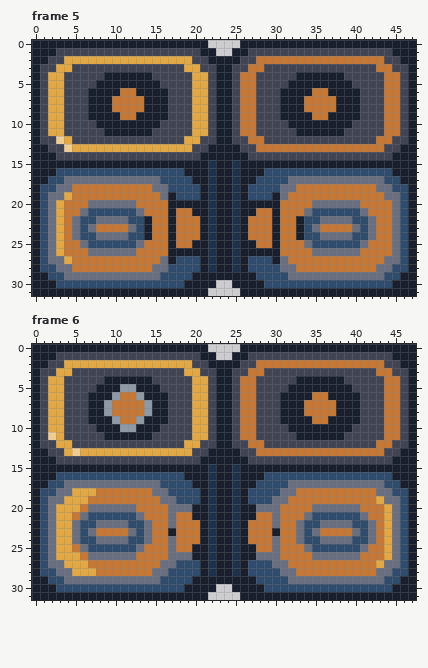
Pixel-art file: Projetasso/Code Wars 2 - The Offline Server/new_sprites._/em_construçao/ambinte/porta_frente.aseprite. Above, as it was before the edit.
48x32 pixels, 23 frames. Shown: frame 5, frame 6. The commit also changed other frames, which this record leaves out.
After:
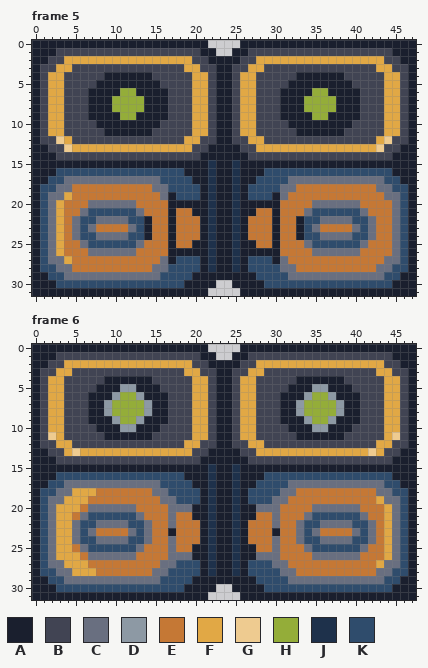
Palette (. is transparent): A #1a1f2e  B #414453  C #696f80  D #8d99a4  E #c57835  F #e1a845  G #eecb90  H #94ad39  J #1e314b  K #2f4c6c
From old to new:
Changed rows in their new state; - is an unchanged pixel.
Frame 5:
first column x 10:
 2 ------------------FFFFFFFFFFFFFFFF--
 3 -----------------FF--------------FF-
 4 ----------------FF----------------FF
 5 ----------------FF----------------FF
 6 -HH-------------FF-------HH-------FF
 7 HHHH------------FF------HHHH------FF
 8 HHHH------------FF------HHHH------FF
 9 -HH-------------FF-------HH-------FF
10 ----------------FF----------------FF
11 ----------------FF----------------FF
12 -----------------FF--------------FG-
13 ------------------FFFFFFFFFFFFFFFG--
Frame 6:
first column x 10:
 2 ------------------FFFFFFFFFFFFFFFF--
 3 -----------------FF--------------FF-
 4 ----------------FF----------------FF
 5 ----------------FF-------DD-------FF
 6 -HH-------------FF------DHHD------FF
 7 HHHH------------FF-----DHHHHD-----FF
 8 HHHH------------FF-----DHHHHD-----FF
 9 -HH-------------FF------DHHD------FF
10 ----------------FF-------DD-------FF
11 ----------------FF----------------FG
12 -----------------FF--------------FF-
13 ------------------FFFFFFFFFFFFFFGF--
